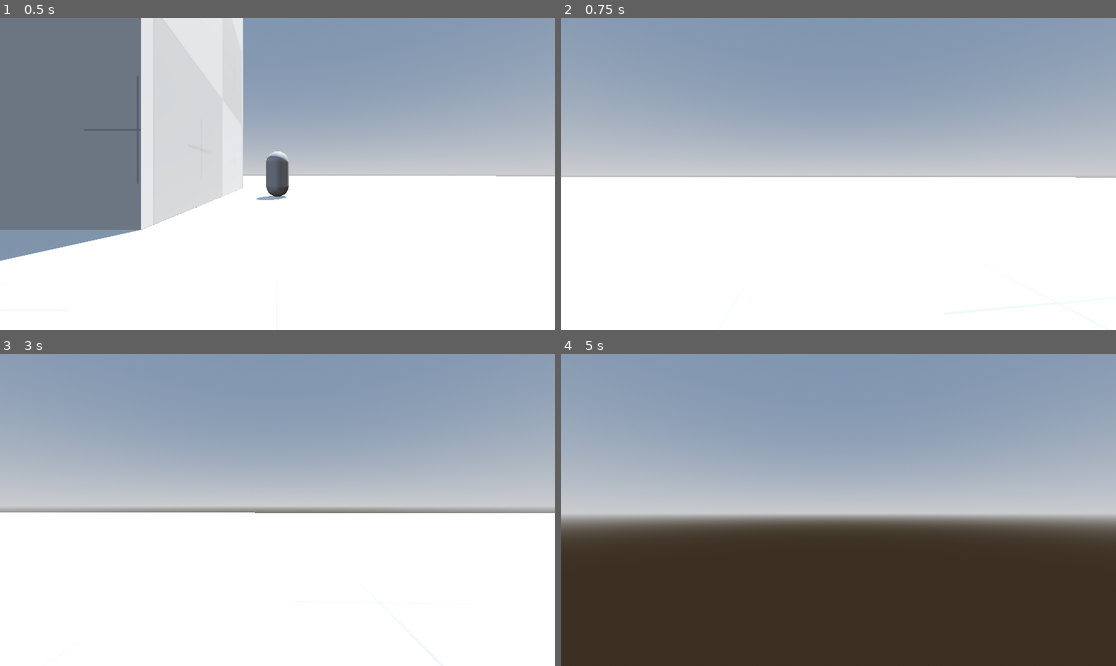
Above: before the commit, frames 1-4 (two rows, left to right).
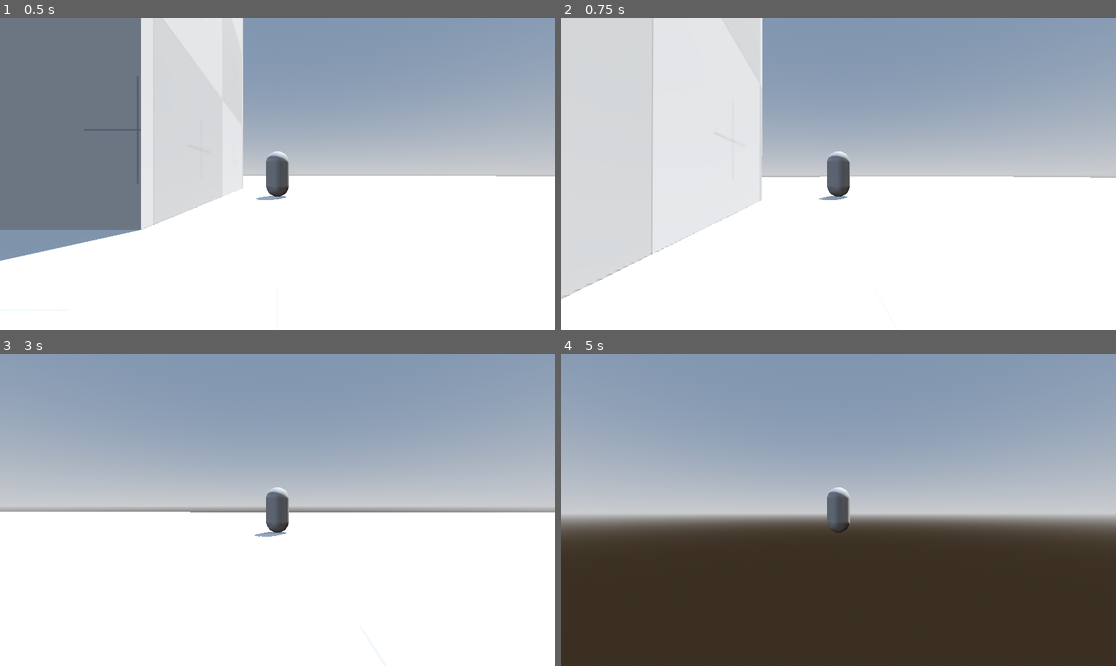
Above: after the commit, the same moments.

Repository: workingSpear/Metapathic
Game: Godot game, scene res://Scenes/test.tscn
Two runs of this game, one before a commit and one after it. Both use one fixed random seed, a clock stepped at 60 frames per second and the inputs below. The project has no main scene, so this scene is started directly.
Inputs (mouse positions are in pixels of both pictures, inside the frame that each line leads up to):
- Up to frame 1 (0.5 s): no input
- Up to frame 2 (0.75 s): tap Enter at 0.5 s; move the mouse to (866, 174) at 0.52 s; hold W (forward) from 0.53 s (still down); tap Shift (dive) at 0.6 s
- Up to frame 3 (3 s): keep holding W (forward); tap Space (jump) at 0.77, 1.52, 2 s; move the mouse to (249, 510) at 1.27 s; tap Ctrl (sprint) at 1.35 s; move the mouse to (288, 503) at 2.02 s; tap I at 2.1 s; move the mouse to (271, 516) at 2.77 s; tap Shift (dive) at 2.85 s
- Up to frame 4 (5 s): keep holding W (forward); tap Space (jump) at 3.02, 3.77, 4.52 s; move the mouse to (877, 513) at 3.52 s; hold Ctrl (sprint) 3.53-4.28 s; move the mouse to (794, 506) at 4.27 s; tap I at 4.35 s

Frame 1 is identical in both runs. In frame 2, 26% of the frame differs, in the area x 0-96%, y 0-91%; in frame 3, 0.8%; in frame 4, 0.4%.

Commit message:
Assign player to collision layer 2

Diff:
--- a/Scenes/player.tscn
+++ b/Scenes/player.tscn
@@ -19,6 +19,7 @@
 radius = 0.07
 
 [node name="Player" type="CharacterBody3D" unique_id=2056012491]
+collision_layer = 2
 script = ExtResource("1_f1ek2")
 
 [node name="CollisionShape3D" type="CollisionShape3D" parent="." unique_id=1866321046]
--- a/project.godot
+++ b/project.godot
@@ -70,6 +70,10 @@
 ]
 }
 
+[layer_names]
+
+3d_physics/layer_2="Player"
+
 [physics]
 
 3d/physics_engine="Jolt Physics"
